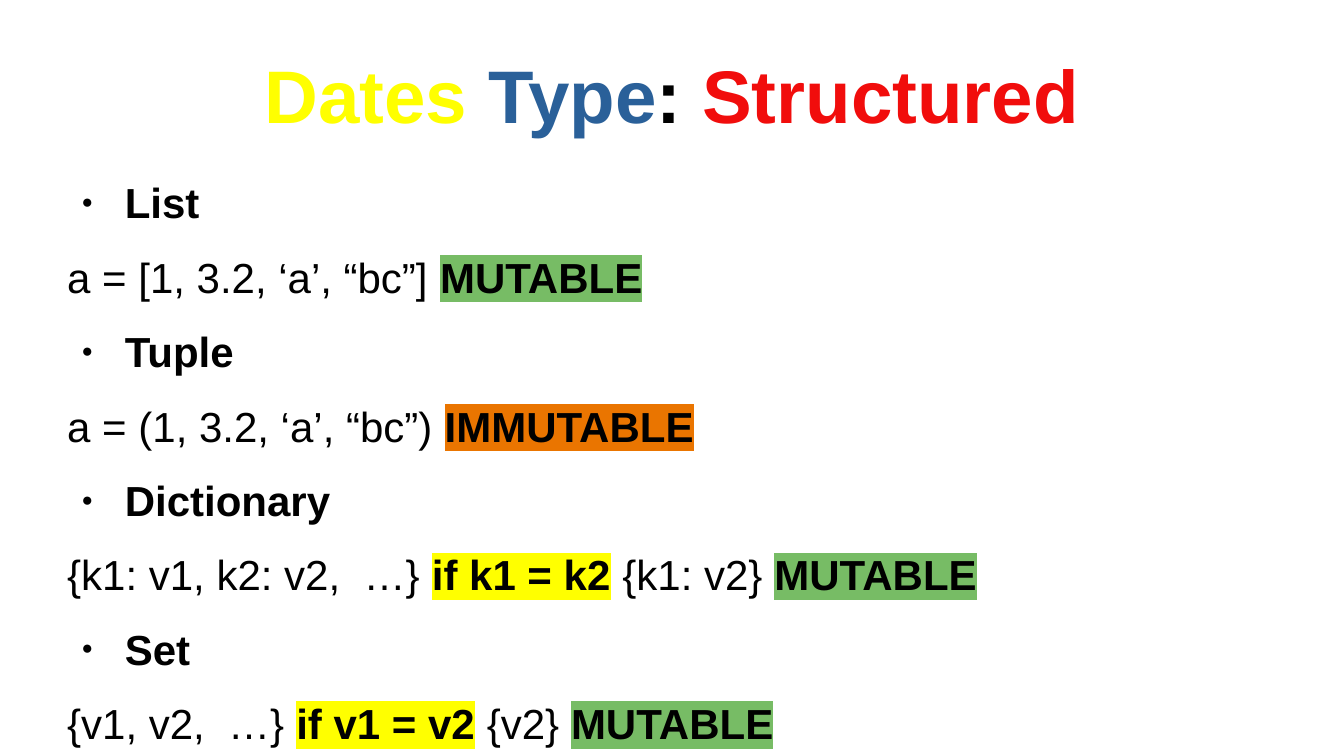
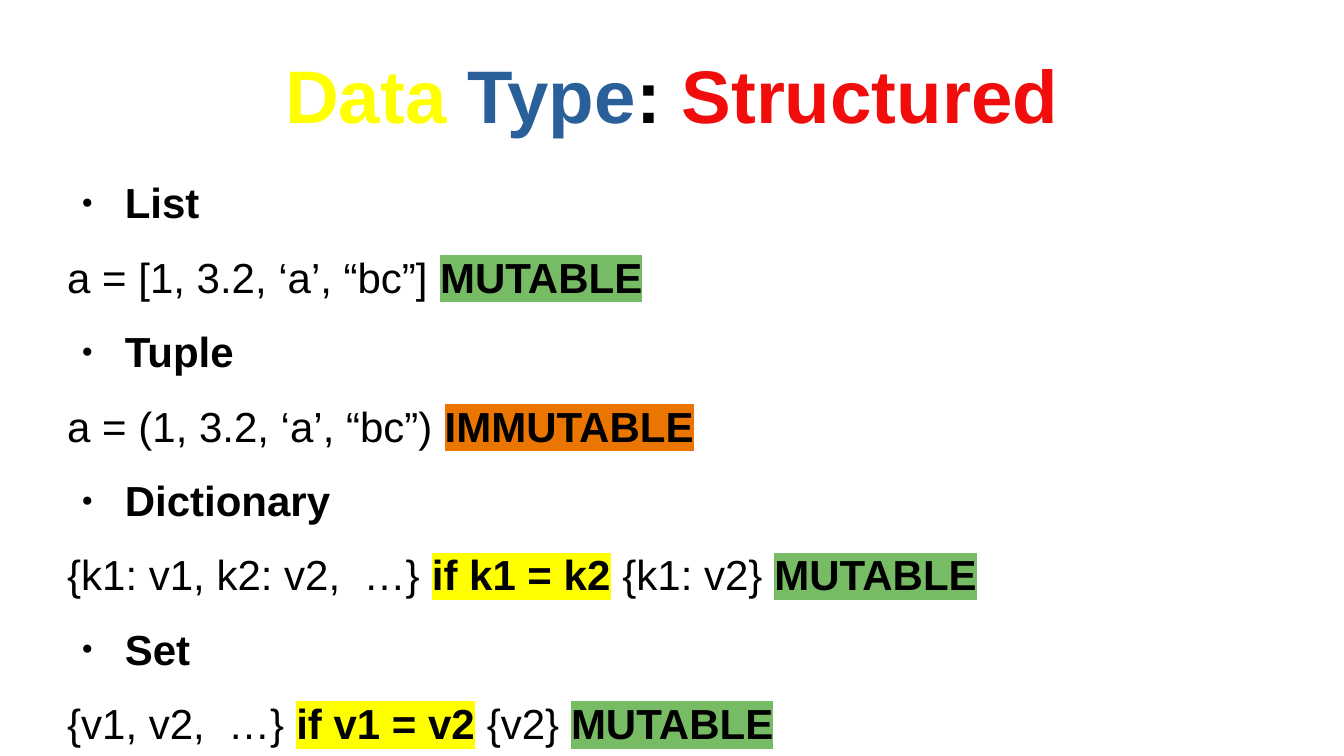
Before and after one commit to AndyDanian/chempyI, a slide deck: slide 4 of presentations/m1/c1.odp. Drawn at 1344x756 pixels with LibreOffice and Linux fonts; fonts in the diff are those of the drawing. Boxes give left, top, right and bottom in pixels: in the first picture for what was removed or moved away, otherwise in the second. Text is boxed around its words. In the diff, an @@ line names an element or a change of style, - is before the commit and + after.

```diff
--- a/presentations/m1/c1.odp
+++ b/presentations/m1/c1.odp
@@ title at (x1=285, y1=69, x2=1058, y2=137): text changed @@
-Dates Type: Structured
+Data Type: Structured
```
Also in this commit, not shown: 2 other slides changed, 3 other files.
